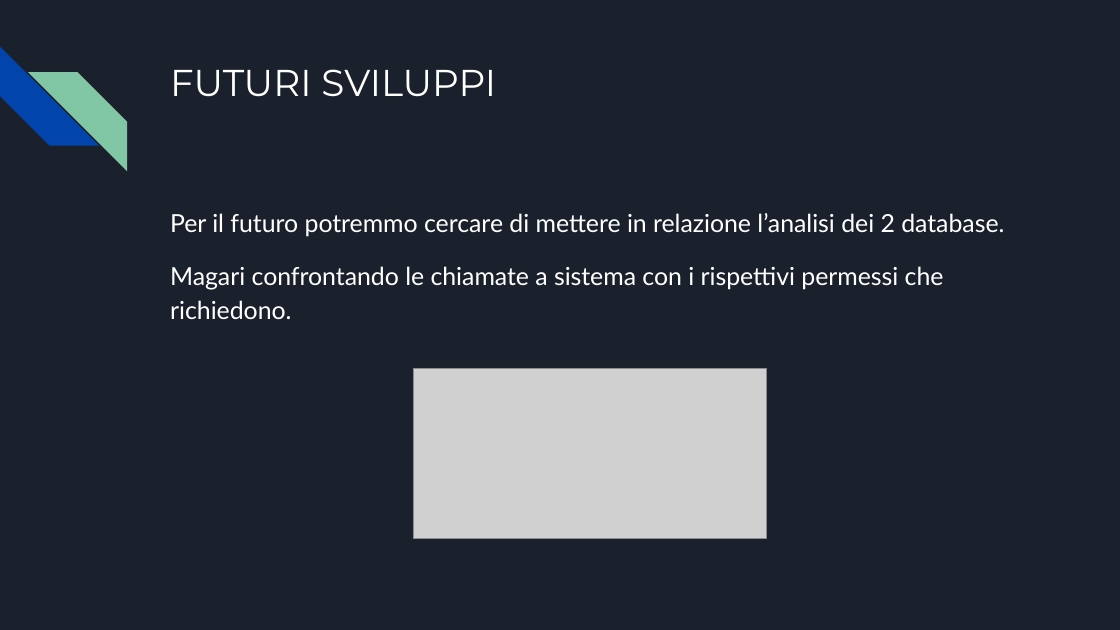
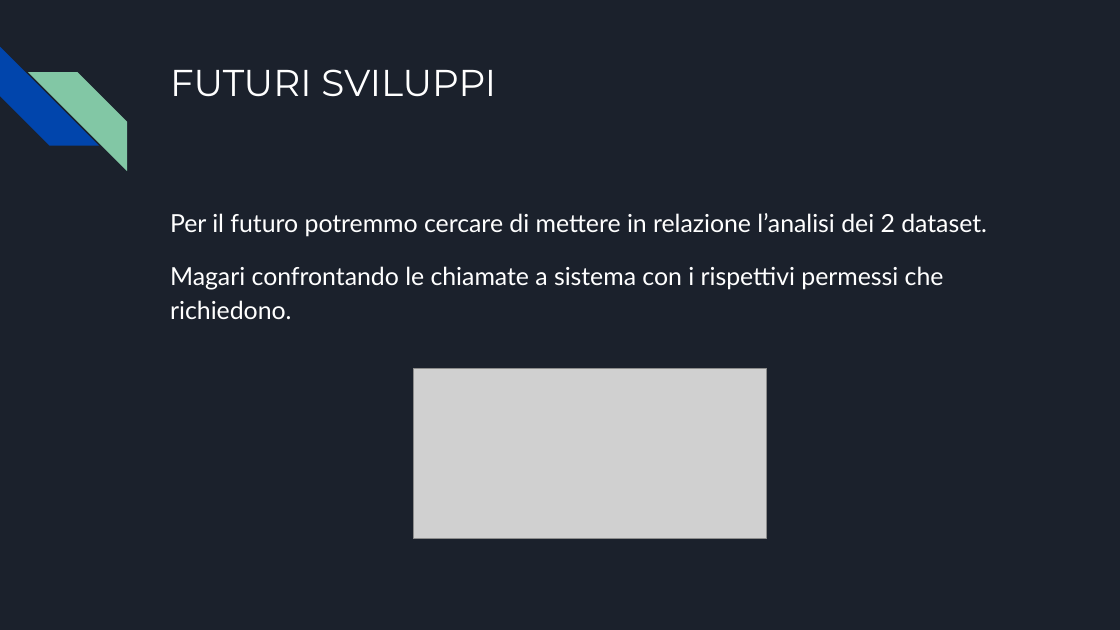
Before and after one commit to MattiaMainini/ProgettoBigData, a slide deck: slide 14 of PRESENTAZIONE BIG DATA.pptx. Drawn at 1120x630 pixels with LibreOffice and Linux fonts; fonts in the diff are those of the drawing; grey boxes stand for pictures. Boxes give left, top, right and bottom in pixels: in the first picture for what was removed or moved away, otherwise in the second. Text is boxed around its words. In the diff, an @@ line names an element or a change of style, - is before the commit and + after.

```diff
--- a/PRESENTAZIONE BIG DATA.pptx
+++ b/PRESENTAZIONE BIG DATA.pptx
@@ text at (170, 213, 987, 237): text changed @@
-Per il futuro potremmo cercare di mettere in relazione l’analisi dei 2 database.
+Per il futuro potremmo cercare di mettere in relazione l’analisi dei 2 dataset.
```
Also in this commit, not shown: 3 other slides changed.
